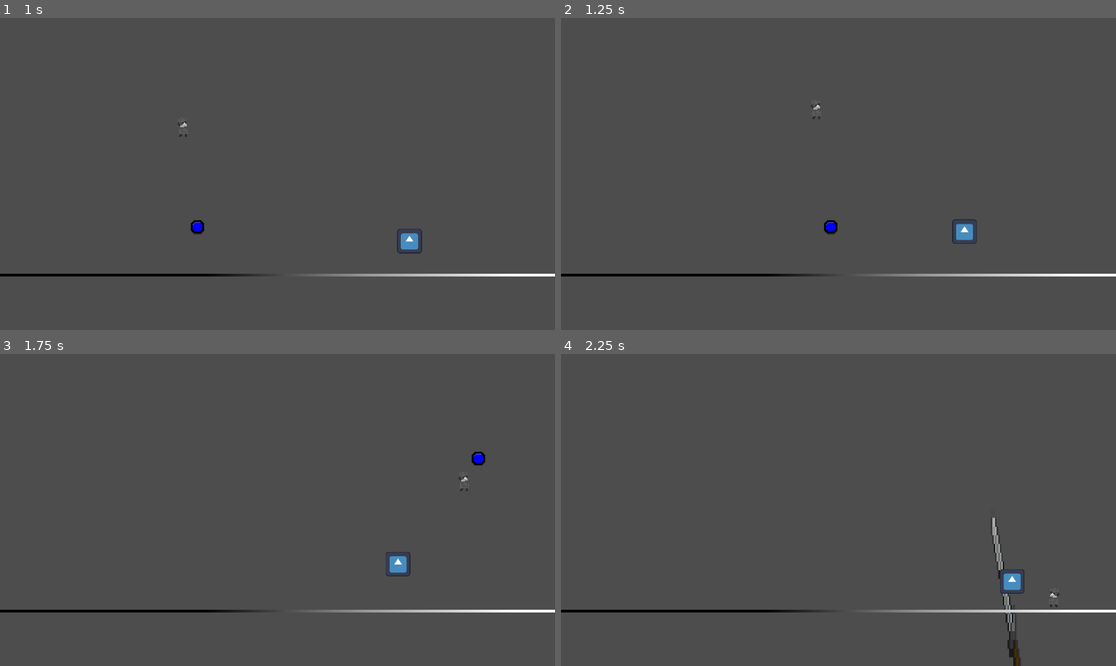
Above: before the commit, frames 1-4 (two rows, left to right).
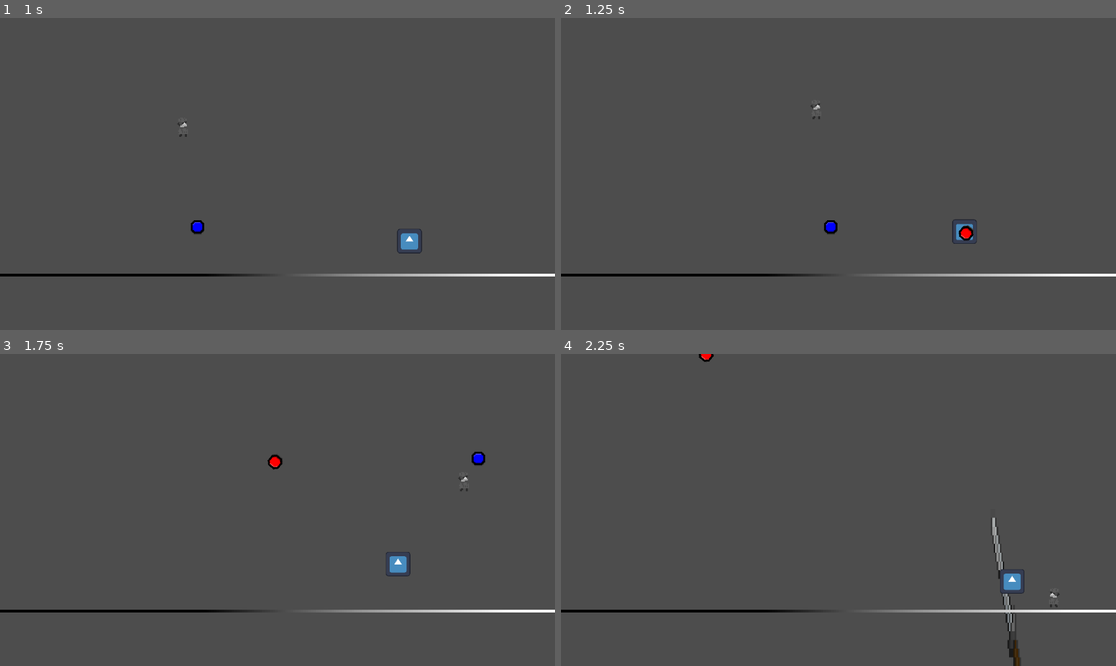
Above: after the commit, the same moments.

Repository: HimeWoo/untitled-paint-game
Game: Godot game, scene res://scenes/enemy_test.tscn
The game is run twice, just before and just after one commit, with the same random seed, the same clock (stepped at 60 frames per second) and the same inputs. This scene is started directly instead of the project's main scene. The engine's default icon, where the game draws it, is replaced by a stand-in: a white triangle on a blue panel in a dark square.
Inputs (mouse positions are in pixels of both pictures, inside the frame that each line leads up to):
- Up to frame 1 (1 s): tap Enter (ui_accept) at 0.5 s; move the mouse to (399, 158) at 0.52 s; hold Right (ui_right) from 0.53 s (still down); tap E (shoot) at 0.6 s; click (399, 158) at 0.67 s; tap Space (jump) at 0.77 s
- Up to frame 2 (1.25 s): keep holding Right (ui_right)
- Up to frame 3 (1.75 s): keep holding Right (ui_right); move the mouse to (166, 525) at 1.27 s; tap Shift (dash) at 1.35 s; tap Space (jump) at 1.52 s; tap E (shoot) at 1.55 s
- Up to frame 4 (2.25 s): move the mouse to (894, 441) at 2.02 s; release Right (ui_right) at 2.03 s; hold Left (ui_left) from 2.03 s (still down); tap J (melee_attack) at 2.1 s

Frame 1 is identical in both runs. In frame 2, 0.1% of the frame differs, in the area x 71-75%, y 66-72%; in frame 3, 0.1%; in frame 4, less than 0.1%.

Commit message:
feat: enemy shoots projectiles

Diff:
--- a/untitled-paint-game/scenes/EnemyProjectile.tscn
+++ b/untitled-paint-game/scenes/EnemyProjectile.tscn
@@ -8,7 +8,7 @@
 
 [node name="EnemyProjectile" type="Area2D"]
 collision_layer = 16
-collision_mask = 5
+collision_mask = 2
 script = ExtResource("1_8g8jy")
 
 [node name="Sprite2D" type="Sprite2D" parent="."]
--- a/untitled-paint-game/scenes/FloatingEnemy.tscn
+++ b/untitled-paint-game/scenes/FloatingEnemy.tscn
@@ -1,7 +1,8 @@
-[gd_scene load_steps=5 format=3 uid="uid://b8txfoox5y1qr"]
+[gd_scene load_steps=6 format=3 uid="uid://b8txfoox5y1qr"]
 
 [ext_resource type="Texture2D" uid="uid://bs5elx113sajt" path="res://assets/icon.svg" id="1_fmri8"]
 [ext_resource type="Script" uid="uid://d20xq3rlb12ml" path="res://scripts/floating_enemy.gd" id="1_y5xqv"]
+[ext_resource type="PackedScene" uid="uid://dh6488mkbfq22" path="res://scenes/EnemyProjectile.tscn" id="2_vtvda"]
 
 [sub_resource type="RectangleShape2D" id="RectangleShape2D_y5xqv"]
 size = Vector2(120, 121)
@@ -13,6 +14,7 @@
 scale = Vector2(0.2, 0.2)
 collision_layer = 5
 script = ExtResource("1_y5xqv")
+projectile_scene = ExtResource("2_vtvda")
 
 [node name="Sprite2D" type="Sprite2D" parent="."]
 texture = ExtResource("1_fmri8")
--- a/untitled-paint-game/scripts/floating_enemy.gd
+++ b/untitled-paint-game/scripts/floating_enemy.gd
@@ -42,6 +42,7 @@
 		dir = (player.global_position - global_position).normalized()
 		speed = chase_speed
 		if can_fire:
+			print("Enemy: firing at player")  # DEBUG
 			_fire_at_player()
 
 	# float bob
@@ -57,13 +58,17 @@
 func _fire_at_player() -> void:
 	can_fire = false
 	fire_timer.start()
-	if projectile_scene == null: return
+	if projectile_scene == null:
+		print("Enemy: projectile_scene is NULL!") # DEBUG
+		return
 
 	var proj := projectile_scene.instantiate()
 	get_parent().add_child(proj)
 
 	proj.global_position = global_position
 	var shoot_dir := (player.global_position - global_position).normalized()
+
+	print("Enemy: spawned projectile at ", proj.global_position, " dir: ", shoot_dir) # DEBUG
 
 	if proj.has_method("setup"):
 		proj.speed = projectile_speed
@@ -73,6 +78,9 @@
 			5,
 			homing_strength if use_homing else 0.0
 		)
+	else:
+		print("Enemy: projectile has no setup()!") # DEBUG
+
 
 func _on_fire_timer_timeout() -> void:
 	can_fire = true
